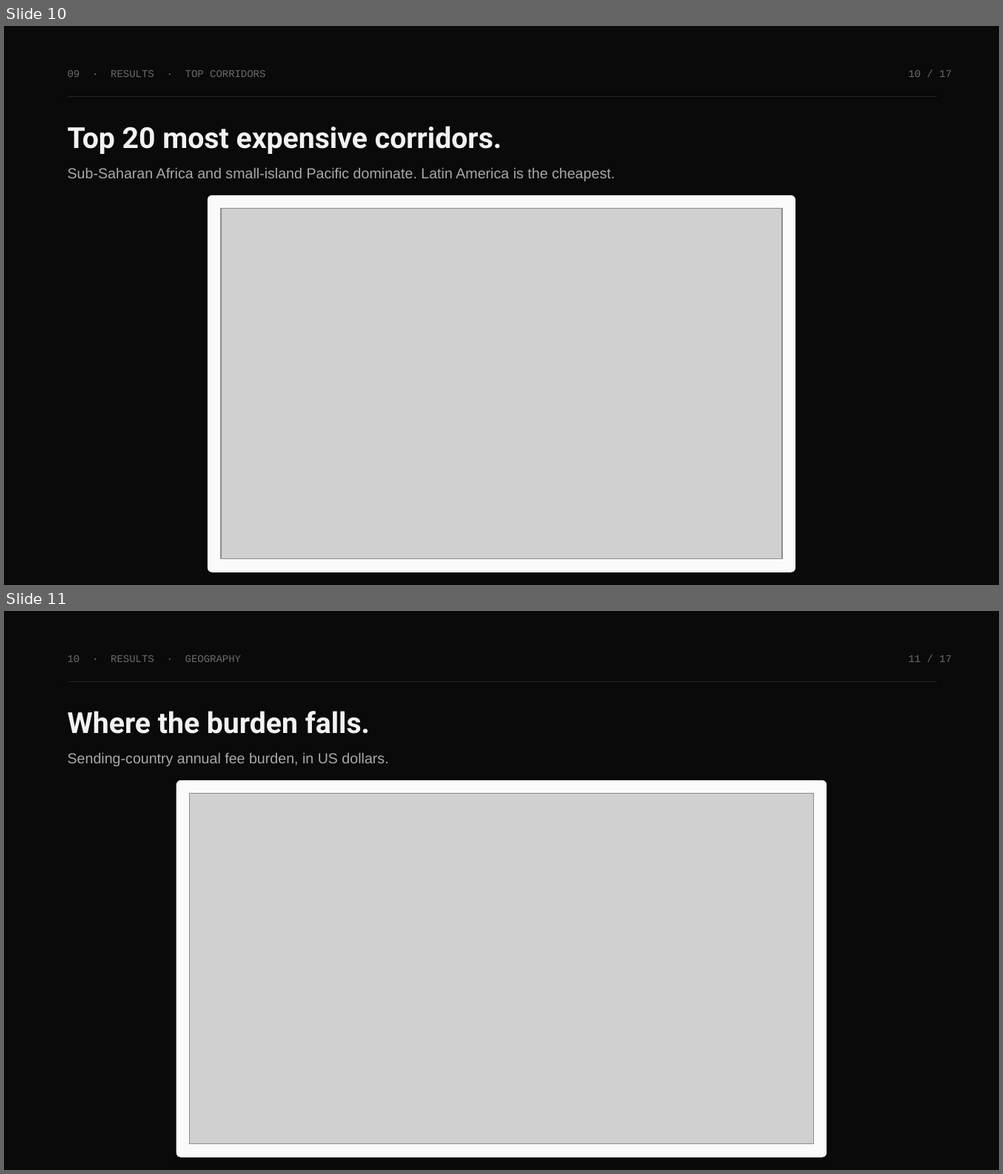
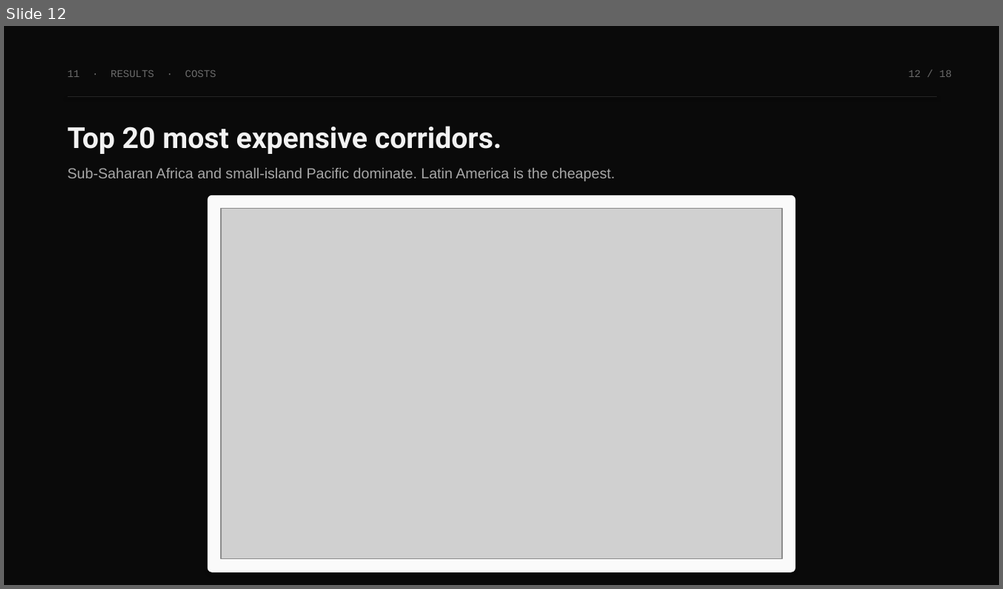
Before and after one commit to ronitdhansoia/fds, a slide deck: report/MigrantMoney_Presentation.pptx. Shown one above the other, each under a label of ours: slides 10 and 11 before the commit, slide 12 after it. The pictures are 1003x1174 and 1003x589 pixels, drawn with LibreOffice and Linux fonts; fonts in the diff are those of the drawing; grey boxes stand for pictures. Boxes give left, top, right and bottom in pixels: in the first picture for what was removed or moved away, otherwise in the second. Text is boxed around its words. In the diff, an @@ line names an element or a change of style, - is before the commit and + after.

```diff
--- a/report/MigrantMoney_Presentation.pptx
+++ b/report/MigrantMoney_Presentation.pptx
@@ slide 11 removed at box(4, 611, 999, 1170), background #FFFFFF @@
@@ rectangle removed at box(4, 611, 999, 1170) @@
@@ text removed at box(68, 655, 241, 662) @@
-10 · RESULTS · GEOGRAPHY
@@ text removed at box(908, 655, 951, 662) @@
-11 / 17
@@ line removed from (68, 682) to (936, 682) @@
@@ text removed at box(68, 711, 370, 734) @@
-Where the burden falls.
@@ text removed at box(68, 753, 388, 766) @@
-Sending-country annual fee burden, in US dollars.
@@ rounded rectangle removed at box(176, 780, 827, 1158) @@
@@ picture removed at box(190, 794, 814, 1145) @@
@@ what was slide 10 is now slide 12 @@
@@ slide 12 changed as well @@
@@ text at box(68, 70, 216, 77): text changed @@
-09 · RESULTS · TOP CORRIDORS
+11 · RESULTS · COSTS
@@ text at box(908, 70, 951, 77): text changed @@
-10 / 17
+12 / 18
```
Also in this commit, not shown: 14 other slides changed, 3 slides added, 1 other slide removed, 1 other file.
